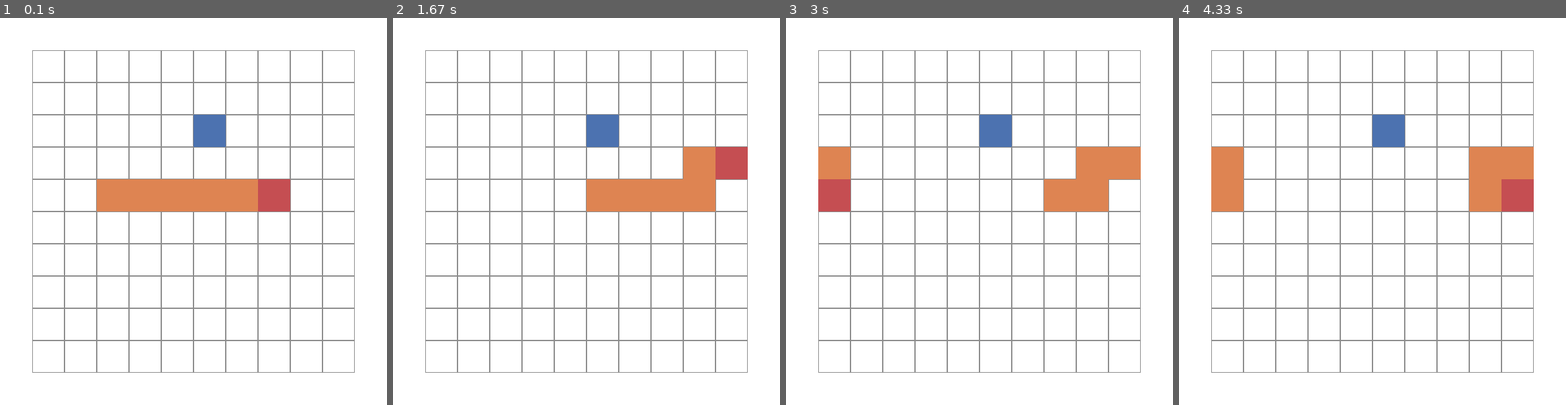
Above: before the commit, frames 1-4 (left to right).
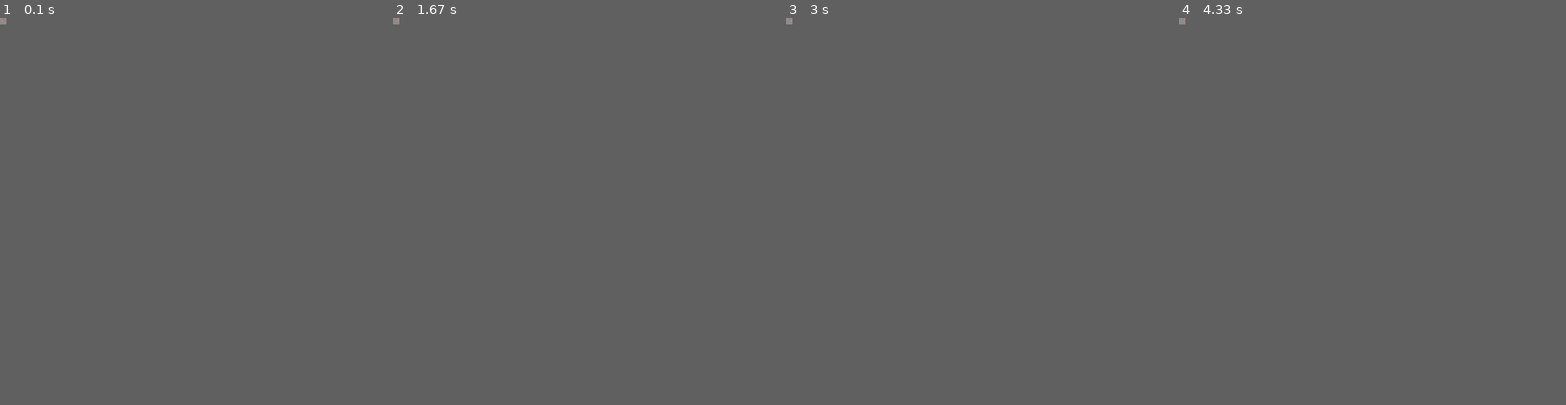
Above: after the commit, the same moments.

Repository: Arthur-B/RL-snake
Game: pygame game, started from snakeGame-playable.py
Same seed, same stepped clock (60 frames per second), same inputs: the game is played once before the commit and once after it.
Inputs:
- Up to frame 1 (0.1 s): no input
- Up to frame 2 (1.67 s): hold D 0.33-0.8 s; hold W 0.83-1.13 s; hold D from 1.17 s (still down)
- Up to frame 3 (3 s): release D at 1.72 s; hold A 1.75-2.42 s; hold S from 2.45 s (still down)
- Up to frame 4 (4.33 s): release S at 3.27 s; hold A 3.3-4.22 s
In our replay, the window is 600x600 before the commit and 10x10 after it. These sizes can differ from the game's own. Grey fills any space a smaller window leaves; there, only what the larger window draws over its background counts as a difference.

The runs differ from the first frame. In frame 1, 10% of the frame differs, in the area x 0-92%, y 0-92%; in frame 2, 10%; in frame 3, 10%; in frame 4, 10%.

Commit message:
screen is going through basic network

Diff:
--- a/snakeGame-playable.py
+++ b/snakeGame-playable.py
@@ -75,8 +75,8 @@
 # Initialize variables
 
 sizeX, sizeY = 10, 10    # Number of blocks width,height
-blockSize = 50          # Pixel width/height of a unit block
-offset = 50             # Pixel border
+blockSize = 1#50          # Pixel width/height of a unit block
+offset = 0#50             # Pixel border
 
 size = (offset * 2 + sizeX * blockSize, offset * 2 + sizeY * blockSize) # Overall size of screen
 
--- a/snakeGame-pytorch.py
+++ b/snakeGame-pytorch.py
@@ -32,7 +32,8 @@
 plt.ion() # Interactive mode
 
 # If GPU with CUDA
-device = torch.device("cuda" if torch.cuda.is_available() else "cpu")
+# device = torch.device("cuda" if torch.cuda.is_available() else "cpu")
+device = "cpu"
 
 
 #==============================================================================
@@ -68,52 +69,36 @@
 #------------------------------------------------------------------------------
 # Network
 
-class DQN(nn.Module):
-
-    # def __init__(self, h, w, outputs):
-    #     super(DQN, self).__init__()
-    #     # self.conv1 = nn.Conv2d(3, 16, kernel_size=5, stride=2)
-    #     self.conv1 = nn.Conv2d(1, 16, kernel_size=5, stride=2)
-    #     self.bn1 = nn.BatchNorm2d(16)
-    #     self.conv2 = nn.Conv2d(16, 32, kernel_size=5, stride=2)
-    #     self.bn2 = nn.BatchNorm2d(32)
-    #     self.conv3 = nn.Conv2d(32, 32, kernel_size=5, stride=2)
-    #     self.bn3 = nn.BatchNorm2d(32)
-
-    #     # Number of Linear input connections depends on output of conv2d layers
-    #     # and therefore the input image size, so compute it.
-    #     def conv2d_size_out(size, kernel_size = 5, stride = 2):
-    #         return (size - (kernel_size - 1) - 1) // stride  + 1
-    #     convw = conv2d_size_out(conv2d_size_out(conv2d_size_out(w)))
-    #     convh = conv2d_size_out(conv2d_size_out(conv2d_size_out(h)))
-    #     linear_input_size = convw * convh * 32
-    #     self.head = nn.Linear(linear_input_size, outputs)
-
-    # # Called with either one element to determine next action, or a batch
-    # # during optimization. Returns tensor([[left0exp,right0exp]...]).
-    # def forward(self, x):
-    #     x = F.relu(self.bn1(self.conv1(x)))
-    #     x = F.relu(self.bn2(self.conv2(x)))
-    #     x = F.relu(self.bn3(self.conv3(x)))
-    #     return self.head(x.view(x.size(0), -1))
-
-    def __init__(self, h, w, outputs):
-        super(DQN, self).__init__()
-        # self.conv1 = nn.Conv2d(3, 16, kernel_size=5, stride=2)
-        self.conv1 = nn.Conv2d(1, 32, kernel_size=8, stride=2)
-        self.conv2 = nn.Conv2d(64, 64, kernel_size=4, stride=4)
-        self.conv3 = nn.Conv2d(64, 64, kernel_size=2, stride=2)
-        self.lin1 = nn.Linear(64, 512)
-        self.head = nn.Linear(512, outputs)
-
-    # Called with either one element to determine next action, or a batch
-    # during optimization. Returns tensor([[left0exp,right0exp]...]).
+class Net(nn.Module):
+
+    def __init__(self):
+        super(Net, self).__init__()
+        # 1 input image channel, 6 output channels, 3x3 square convolution
+        # kernel
+        self.conv1 = nn.Conv2d(3, 6, 3)
+        self.conv2 = nn.Conv2d(6, 16, 3)
+        # an affine operation: y = Wx + b
+        self.fc1 = nn.Linear(16 * 6 * 6, 120)  # 6*6 from image dimension
+        self.fc2 = nn.Linear(120, 84)
+        self.fc3 = nn.Linear(84, 4)
+
     def forward(self, x):
-        x = F.relu(self.conv1(x))
-        x = F.relu(self.conv2(x))
-        x = F.relu(self.conv3(x))
-        x = F.relu(self.lin1(x))
-        return self.head(x.view(x.size(0), -1))
+        # Max pooling over a (2, 2) window
+        x = F.max_pool2d(F.relu(self.conv1(x)), (2, 2))
+        # If the size is a square you can only specify a single number
+        x = F.max_pool2d(F.relu(self.conv2(x)), 2)
+        x = x.view(-1, self.num_flat_features(x))
+        x = F.relu(self.fc1(x))
+        x = F.relu(self.fc2(x))
+        x = self.fc3(x)
+        return x
+
+    def num_flat_features(self, x):
+        size = x.size()[1:]  # all dimensions except the batch dimension
+        num_features = 1
+        for s in size:
+            num_features *= s
+        return num_features
 
 
 #==============================================================================
@@ -128,13 +113,6 @@
     """
     Draw the mapState given the specifications.
     """
-
-    # Draw grid
-    for x in range(nbBlockx):
-        for y in range(nbBlocky):
-            rect = pygame.Rect(offset + x*blockSize, offset + y*blockSize,
-                               blockSize, blockSize)
-            pygame.draw.rect(screen, (140,140,140), rect, 1) # Width of 1, empty rectangle
 
     # Draw snake body
     for (x,y) in argwhere(gameEnv.mapState == 1):
@@ -157,9 +135,9 @@
 #------------------------------------------------------------------------------
 # Initialize variables
 
-sizeX, sizeY = 10, 10    # Number of blocks width,height
-blockSize = 50          # Pixel width/height of a unit block
-offset = 50             # Pixel border
+sizeX, sizeY = 32, 32    # Number of blocks width,height
+blockSize = 1          # Pixel width/height of a unit block
+offset = 0             # Pixel border
 
 size = (offset * 2 + sizeX * blockSize, offset * 2 + sizeY * blockSize) # Overall size of screen
 
@@ -173,11 +151,13 @@
 # Initialize the game window
 
 screen = pygame.display.set_mode(size)  # Create game window of given size
+
 screen.fill((255,255,255))              # Fill map
-
 drawGrid(gameEnv.mapState, offset, blockSize, sizeX, sizeY, screen)
-
 pygame.display.flip()   # Update full display to screen
+rawScreen = pygame.surfarray.array3d(screen)
+refinedScreen = rawScreen.reshape(1, 3, 32, 32) / 255
+state = torch.tensor(refinedScreen, dtype=torch.float32)
 
 #==============================================================================
 # Training
@@ -205,8 +185,10 @@
 # n_actions = env.action_space.n
 n_actions = 4
 
-policy_net = DQN(screen_height, screen_width, n_actions).to(device)
-target_net = DQN(screen_height, screen_width, n_actions).to(device)
+# policy_net = DQN(screen_height, screen_width, n_actions).to(device)
+# target_net = DQN(screen_height, screen_width, n_actions).to(device)
+policy_net = Net()
+target_net = Net()
 
 # # Test CUDA
 # policy_net.cuda()
@@ -312,12 +294,13 @@
 for i_episode in range(num_episodes):
     # Initialize the environment and state
     gameEnv.reset()
-    # last_screen = get_screen()
-    # current_screen = get_screen()
-    # last_screen = get_screen()
-    # current_screen = get_screen()
-    # state = current_screen - last_screen
-    state = torch.tensor(gameEnv.mapState).cuda()
+    screen.fill((255,255,255))              # Fill map
+    drawGrid(gameEnv.mapState, offset, blockSize, sizeX, sizeY, screen)
+    pygame.display.flip()   # Update full display to screen
+    rawScreen = pygame.surfarray.array3d(screen)
+    refinedScreen = rawScreen.reshape(1, 3, 32, 32) / 255
+    state = torch.tensor(refinedScreen, dtype=torch.float32)
+
     for t in count():
         # Select and perform an action
         action = select_action(state)
@@ -345,8 +328,14 @@
         # last_screen = current_screen
         # current_screen = get_screen()
         if not done:
+            screen.fill((255,255,255))              # Fill map
+            drawGrid(gameEnv.mapState, offset, blockSize, sizeX, sizeY, screen)
+            pygame.display.flip()   # Update full display to screen
+            rawScreen = pygame.surfarray.array3d(screen)
+            refinedScreen = rawScreen.reshape(1, 3, 32, 32) / 255
+            next_state = torch.tensor(refinedScreen, dtype=torch.float32)
             # next_state = current_screen - last_screen
-            next_state = torch.tensor(gameEnv.mapState).cuda()
+            # next_state = torch.tensor(gameEnv.mapState).cuda()
         else:
             next_state = None
 
Not shown, changed: .gitignore
